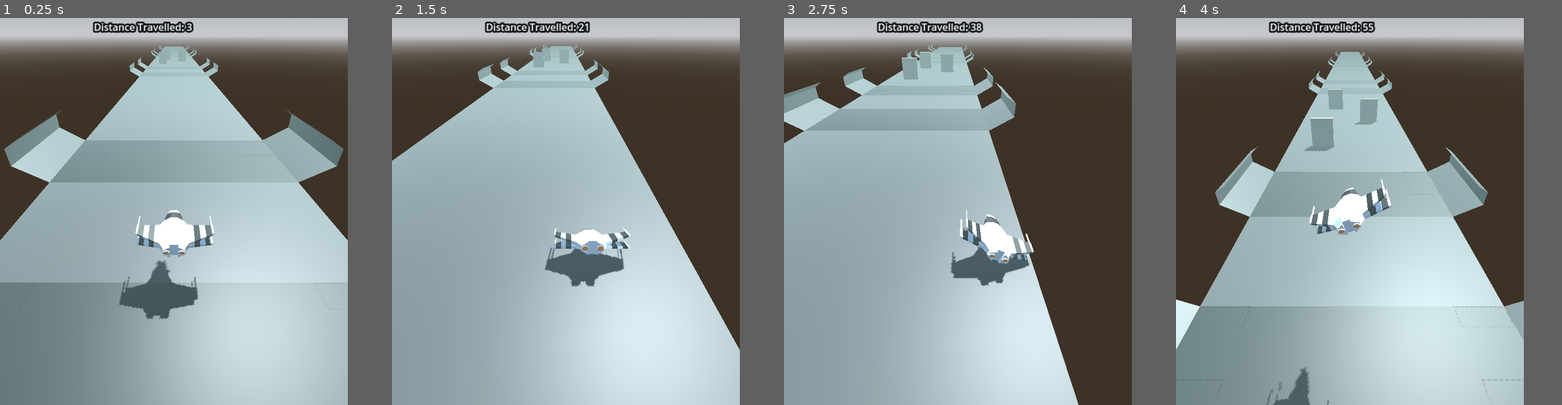
Above: before the commit, frames 1-4 (left to right).
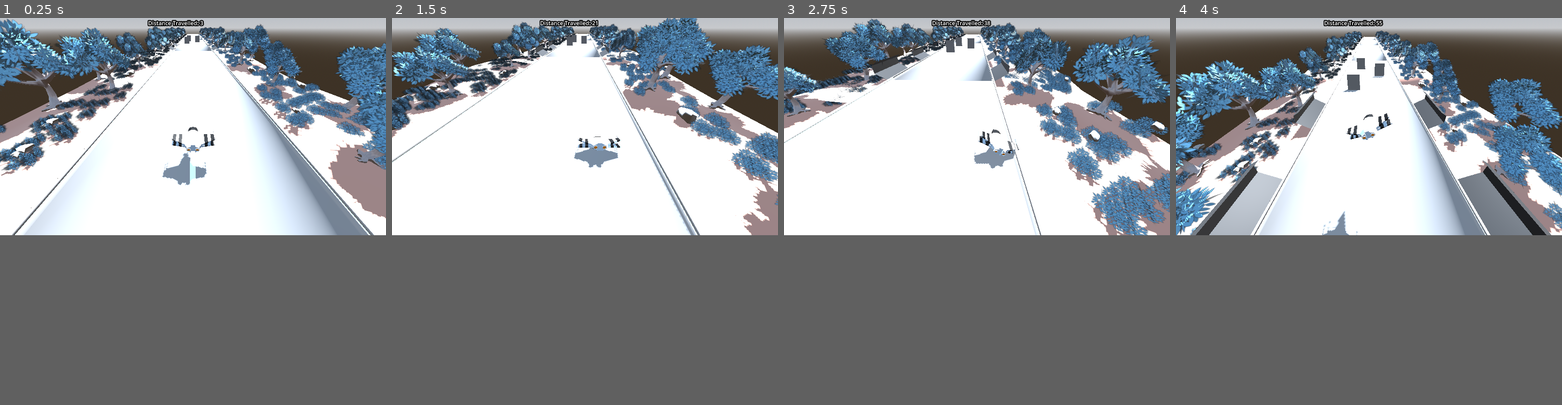
Above: after the commit, the same moments.

Repository: VishalKamdaar/SpaceShipGame
Game: Godot game, scene res://Scenes/main.tscn
The game is run twice, just before and just after one commit, with the same random seed, the same clock (stepped at 60 frames per second) and the same inputs.
Inputs:
- Up to frame 1 (0.25 s): no input
- Up to frame 2 (1.5 s): hold Right (ui_right) 0.53-1.28 s; hold Down (ui_down) from 1.28 s (still down)
- Up to frame 3 (2.75 s): release Down (ui_down) at 2.03 s; hold Right (ui_right) from 2.03 s (still down)
- Up to frame 4 (4 s): release Right (ui_right) at 2.78 s; hold Up (ui_up) 2.78-3.53 s; hold Left (ui_left) from 3.53 s (still down)
In our replay, the window is 720x800 before the commit and 799x449 after it. These sizes can differ from the game's own. Grey fills any space a smaller window leaves; there, only what the larger window draws over its background counts as a difference.

The runs differ from the first frame. In frame 1, 88% of the frame differs, in the area x 0-100%, y 0-100%; in frame 2, 89%; in frame 3, 82%; in frame 4, 83%.

Commit message:
Added a grass theme. The code and the trees are a little ass.

Diff:
--- a/Platforms/platform.tscn
+++ b/Platforms/platform.tscn
@@ -1,4 +1,6 @@
-[gd_scene load_steps=9 format=4 uid="uid://cm3acj5ruwlvh"]
+[gd_scene load_steps=10 format=4 uid="uid://cm3acj5ruwlvh"]
+
+[ext_resource type="PackedScene" uid="uid://dab0anvgi3p21" path="res://Assets/grassPlatform.glb" id="1_3kxia"]
 
 [sub_resource type="StandardMaterial3D" id="StandardMaterial3D_f34xy"]
 resource_name = "Material.004"
@@ -78,29 +80,38 @@
 
 [sub_resource type="BoxMesh" id="BoxMesh_exs2a"]
 
-[node name="Platform" type="MeshInstance3D"]
+[node name="Platform" type="Node3D"]
+
+[node name="basePlatform" type="MeshInstance3D" parent="."]
 transform = Transform3D(2, 0, 0, 0, 1, 0, 0, 0, 1, 0, 0, 0)
 mesh = SubResource("ArrayMesh_jpc6a")
 skeleton = NodePath("")
 
-[node name="MainPlatform" type="StaticBody3D" parent="."]
+[node name="Marker3D" type="Marker3D" parent="basePlatform"]
+transform = Transform3D(1, 0, 0, 0, 1, 0, 0, 0, 1, 8, 0, -126.57)
 
-[node name="LeftWall" type="CollisionShape3D" parent="MainPlatform"]
+[node name="platformBoundaries" type="StaticBody3D" parent="."]
+transform = Transform3D(2, 0, 0, 0, 1, 0, 0, 0, 1, 0, 0, 0)
+
+[node name="LeftWall" type="CollisionShape3D" parent="platformBoundaries"]
 transform = Transform3D(-4.37114e-08, 1, 0, -1, -4.37114e-08, 0, 0, 0, 1, -8, 0, 0)
 shape = SubResource("WorldBoundaryShape3D_kspmj")
 
-[node name="RightWall" type="CollisionShape3D" parent="MainPlatform"]
+[node name="RightWall" type="CollisionShape3D" parent="platformBoundaries"]
 transform = Transform3D(-4.37114e-08, -1, 0, 1, -4.37114e-08, 0, 0, 0, 1, 8, 0, 0)
 shape = SubResource("WorldBoundaryShape3D_kspmj")
 
-[node name="Floor" type="CollisionShape3D" parent="MainPlatform"]
+[node name="Floor" type="CollisionShape3D" parent="platformBoundaries"]
 shape = SubResource("WorldBoundaryShape3D_ae5vy")
 
-[node name="Marker3D" type="Marker3D" parent="."]
-transform = Transform3D(1, 0, 0, 0, 1, 0, 0, 0, 1, 8, 0, -126.57)
+[node name="grassPlatform" parent="." instance=ExtResource("1_3kxia")]
+transform = Transform3D(-1.01324, 0, -1.18471e-07, 0, 1, 0, 8.85806e-08, 0, -1.35515, -0.0314096, -0.412, -59.8014)
+
+[node name="grassPlatform2" parent="." instance=ExtResource("1_3kxia")]
+transform = Transform3D(1.01324, 0, 1.20361e-14, 0, 1, 0, -8.99937e-15, 0, 1.35515, -0.0323011, -0.411831, -59.801)
 
 [node name="Obstacle" type="StaticBody3D" parent="."]
-transform = Transform3D(2.72744, 0, 0, 0, 6.87751, 0, 0, 0, 1, -3.54113, 3.51033, -55.2833)
+transform = Transform3D(5.45488, 0, 0, 0, 6.87751, 0, 0, 0, 1, -7.08226, 3.51033, -55.2833)
 
 [node name="CollisionShape3D" type="CollisionShape3D" parent="Obstacle"]
 shape = SubResource("BoxShape3D_mlucl")
@@ -109,7 +120,7 @@
 mesh = SubResource("BoxMesh_exs2a")
 
 [node name="Obstacle2" type="StaticBody3D" parent="."]
-transform = Transform3D(2.72744, 0, 0, 0, 6.87751, 0, 0, 0, 1, 2.91753, 3.51033, -77.7958)
+transform = Transform3D(5.45488, 0, 0, 0, 6.87751, 0, 0, 0, 1, 5.83506, 3.51033, -77.7958)
 
 [node name="CollisionShape3D" type="CollisionShape3D" parent="Obstacle2"]
 shape = SubResource("BoxShape3D_mlucl")
@@ -118,7 +129,7 @@
 mesh = SubResource("BoxMesh_exs2a")
 
 [node name="Obstacle3" type="StaticBody3D" parent="."]
-transform = Transform3D(2.72744, 0, 0, 0, 6.87751, 0, 0, 0, 1, -2.80785, 3.51033, -95.2616)
+transform = Transform3D(5.45488, 0, 0, 0, 6.87751, 0, 0, 0, 1, -5.6157, 3.51033, -95.2616)
 
 [node name="CollisionShape3D" type="CollisionShape3D" parent="Obstacle3"]
 shape = SubResource("BoxShape3D_mlucl")
--- a/Platforms/platform1.tscn
+++ b/Platforms/platform1.tscn
@@ -1,4 +1,6 @@
-[gd_scene load_steps=7 format=4 uid="uid://b620ei3tdesrs"]
+[gd_scene load_steps=8 format=4 uid="uid://b620ei3tdesrs"]
+
+[ext_resource type="PackedScene" uid="uid://dab0anvgi3p21" path="res://Assets/grassPlatform.glb" id="1_8cqt2"]
 
 [sub_resource type="StandardMaterial3D" id="StandardMaterial3D_f34xy"]
 resource_name = "Material.004"
@@ -74,23 +76,33 @@
 
 [sub_resource type="WorldBoundaryShape3D" id="WorldBoundaryShape3D_pcvqm"]
 
-[node name="Platform" type="MeshInstance3D"]
+[node name="Platform" type="Node3D"]
+
+[node name="basePlatform" type="MeshInstance3D" parent="."]
 transform = Transform3D(2, 0, 0, 0, 1, 0, 0, 0, 1, 0, 0, 0)
+visible = false
 mesh = SubResource("ArrayMesh_jpc6a")
 skeleton = NodePath("")
 
-[node name="StaticBody3D" type="StaticBody3D" parent="."]
+[node name="Marker3D" type="Marker3D" parent="basePlatform"]
+transform = Transform3D(1, 0, 0, 0, 1, 0, 0, 0, 1, 8, 0, -126.57)
 
-[node name="LeftWall" type="CollisionShape3D" parent="StaticBody3D"]
+[node name="platformBoundaries" type="StaticBody3D" parent="."]
+transform = Transform3D(2, 0, 0, 0, 1, 0, 0, 0, 1, 0, 0, 0)
+
+[node name="LeftWall" type="CollisionShape3D" parent="platformBoundaries"]
 transform = Transform3D(-4.37114e-08, 1, 0, -1, -4.37114e-08, 0, 0, 0, 1, -8, 0, 0)
 shape = SubResource("WorldBoundaryShape3D_7tvwh")
 
-[node name="RightWall" type="CollisionShape3D" parent="StaticBody3D"]
+[node name="RightWall" type="CollisionShape3D" parent="platformBoundaries"]
 transform = Transform3D(-4.37114e-08, -1, 0, 1, -4.37114e-08, 0, 0, 0, 1, 8, 0, 0)
 shape = SubResource("WorldBoundaryShape3D_7tvwh")
 
-[node name="Floor" type="CollisionShape3D" parent="StaticBody3D"]
+[node name="Floor" type="CollisionShape3D" parent="platformBoundaries"]
 shape = SubResource("WorldBoundaryShape3D_pcvqm")
 
-[node name="Marker3D" type="Marker3D" parent="."]
-transform = Transform3D(1, 0, 0, 0, 1, 0, 0, 0, 1, 8, 0, -126.57)
+[node name="grassPlatform" parent="." instance=ExtResource("1_8cqt2")]
+transform = Transform3D(-1.01324, 0, -1.18471e-07, 0, 1, 0, 8.85806e-08, 0, -1.35515, -0.0314096, -0.412, -59.8014)
+
+[node name="grassPlatform2" parent="." instance=ExtResource("1_8cqt2")]
+transform = Transform3D(1.01324, 0, 1.20361e-14, 0, 1, 0, -8.99937e-15, 0, 1.35515, -0.0323011, -0.411831, -59.801)
--- a/Platforms/platform2.tscn
+++ b/Platforms/platform2.tscn
@@ -1,4 +1,6 @@
-[gd_scene load_steps=7 format=4 uid="uid://c7rck17wkii2i"]
+[gd_scene load_steps=8 format=4 uid="uid://c7rck17wkii2i"]
+
+[ext_resource type="PackedScene" uid="uid://dab0anvgi3p21" path="res://Assets/grassPlatform.glb" id="1_umomy"]
 
 [sub_resource type="StandardMaterial3D" id="StandardMaterial3D_f34xy"]
 resource_name = "Material.004"
@@ -74,23 +76,33 @@
 
 [sub_resource type="WorldBoundaryShape3D" id="WorldBoundaryShape3D_jqc7v"]
 
-[node name="Platform" type="MeshInstance3D"]
+[node name="Platform" type="Node3D"]
+
+[node name="basePlatform" type="MeshInstance3D" parent="."]
 transform = Transform3D(2, 0, 0, 0, 1, 0, 0, 0, 1, 0, 0, 0)
+visible = false
 mesh = SubResource("ArrayMesh_jpc6a")
 skeleton = NodePath("")
 
-[node name="StaticBody3D" type="StaticBody3D" parent="."]
+[node name="Marker3D" type="Marker3D" parent="basePlatform"]
+transform = Transform3D(1, 0, 0, 0, 1, 0, 0, 0, 1, 8, 0, -126.57)
 
-[node name="LeftWall" type="CollisionShape3D" parent="StaticBody3D"]
+[node name="platformBoundaries" type="StaticBody3D" parent="."]
+transform = Transform3D(4, 0, 0, 0, 1, 0, 0, 0, 1, 0, 0, 0)
+
+[node name="LeftWall" type="CollisionShape3D" parent="platformBoundaries"]
 transform = Transform3D(-4.37114e-08, 1, 0, -1, -4.37114e-08, 0, 0, 0, 1, -8, 0, 0)
 shape = SubResource("WorldBoundaryShape3D_8mxpo")
 
-[node name="RightWall" type="CollisionShape3D" parent="StaticBody3D"]
+[node name="RightWall" type="CollisionShape3D" parent="platformBoundaries"]
 transform = Transform3D(-4.37114e-08, -1, 0, 1, -4.37114e-08, 0, 0, 0, 1, 8, 0, 0)
 shape = SubResource("WorldBoundaryShape3D_8mxpo")
 
-[node name="Floor" type="CollisionShape3D" parent="StaticBody3D"]
+[node name="Floor" type="CollisionShape3D" parent="platformBoundaries"]
 shape = SubResource("WorldBoundaryShape3D_jqc7v")
 
-[node name="Marker3D" type="Marker3D" parent="."]
-transform = Transform3D(1, 0, 0, 0, 1, 0, 0, 0, 1, 8, 0, -126.57)
+[node name="grassPlatform" parent="." instance=ExtResource("1_umomy")]
+transform = Transform3D(-1.01324, 0, -1.18471e-07, 0, 1, 0, 8.85806e-08, 0, -1.35515, -0.0314096, -0.412, -59.8014)
+
+[node name="grassPlatform2" parent="." instance=ExtResource("1_umomy")]
+transform = Transform3D(1.01324, 0, 1.20361e-14, 0, 1, 0, -8.99937e-15, 0, 1.35515, -0.0323011, -0.411831, -59.801)
--- a/Platforms/platform3.tscn
+++ b/Platforms/platform3.tscn
@@ -1,4 +1,6 @@
-[gd_scene load_steps=7 format=4 uid="uid://dglwurrotuekc"]
+[gd_scene load_steps=8 format=4 uid="uid://dglwurrotuekc"]
+
+[ext_resource type="PackedScene" uid="uid://dab0anvgi3p21" path="res://Assets/grassPlatform.glb" id="1_i8vlb"]
 
 [sub_resource type="StandardMaterial3D" id="StandardMaterial3D_f34xy"]
 resource_name = "Material.004"
@@ -74,23 +76,33 @@
 
 [sub_resource type="WorldBoundaryShape3D" id="WorldBoundaryShape3D_ba8jt"]
 
-[node name="Platform" type="MeshInstance3D"]
+[node name="Platform" type="Node3D"]
+
+[node name="basePlatform" type="MeshInstance3D" parent="."]
 transform = Transform3D(2, 0, 0, 0, 1, 0, 0, 0, 1, 0, 0, 0)
+visible = false
 mesh = SubResource("ArrayMesh_jpc6a")
 skeleton = NodePath("")
 
-[node name="StaticBody3D" type="StaticBody3D" parent="."]
+[node name="Marker3D" type="Marker3D" parent="basePlatform"]
+transform = Transform3D(1, 0, 0, 0, 1, 0, 0, 0, 1, 8, 0, -126.57)
 
-[node name="LeftWall" type="CollisionShape3D" parent="StaticBody3D"]
+[node name="platformBoundaries" type="StaticBody3D" parent="."]
+transform = Transform3D(4, 0, 0, 0, 1, 0, 0, 0, 1, 0, 0, 0)
+
+[node name="LeftWall" type="CollisionShape3D" parent="platformBoundaries"]
 transform = Transform3D(-4.37114e-08, 1, 0, -1, -4.37114e-08, 0, 0, 0, 1, -8, 0, 0)
 shape = SubResource("WorldBoundaryShape3D_uyo0u")
 
-[node name="RightWall" type="CollisionShape3D" parent="StaticBody3D"]
+[node name="RightWall" type="CollisionShape3D" parent="platformBoundaries"]
 transform = Transform3D(-4.37114e-08, -1, 0, 1, -4.37114e-08, 0, 0, 0, 1, 8, 0, 0)
 shape = SubResource("WorldBoundaryShape3D_uyo0u")
 
-[node name="Floor" type="CollisionShape3D" parent="StaticBody3D"]
+[node name="Floor" type="CollisionShape3D" parent="platformBoundaries"]
 shape = SubResource("WorldBoundaryShape3D_ba8jt")
 
-[node name="Marker3D" type="Marker3D" parent="."]
-transform = Transform3D(1, 0, 0, 0, 1, 0, 0, 0, 1, 8, 0, -126.57)
+[node name="grassPlatform" parent="." instance=ExtResource("1_i8vlb")]
+transform = Transform3D(-1.01324, 0, -1.18471e-07, 0, 1, 0, 8.85806e-08, 0, -1.35515, -0.0314096, -0.412, -59.8014)
+
+[node name="grassPlatform2" parent="." instance=ExtResource("1_i8vlb")]
+transform = Transform3D(1.01324, 0, 1.20361e-14, 0, 1, 0, -8.99937e-15, 0, 1.35515, -0.0323011, -0.411831, -59.801)
--- a/Scenes/main.tscn
+++ b/Scenes/main.tscn
@@ -1,9 +1,8 @@
-[gd_scene load_steps=9 format=3 uid="uid://lfakkp67yrls"]
+[gd_scene load_steps=8 format=3 uid="uid://lfakkp67yrls"]
 
 [ext_resource type="Script" path="res://Scripts/platform.gd" id="1_12mu5"]
-[ext_resource type="Script" path="res://Scenes/main.gd" id="1_ryuqm"]
 [ext_resource type="PackedScene" uid="uid://burerfg48yl0t" path="res://Scenes/ship.tscn" id="2_xy2md"]
-[ext_resource type="Script" path="res://Scenes/camera_3d.gd" id="4_25xyw"]
+[ext_resource type="Script" path="res://Scripts/camera_3d.gd" id="4_25xyw"]
 
 [sub_resource type="BoxShape3D" id="BoxShape3D_35bh4"]
 
@@ -18,12 +17,10 @@
 background_mode = 2
 sky = SubResource("Sky_fvay6")
 tonemap_mode = 2
-fog_enabled = true
 fog_light_color = Color(0.468505, 0.573822, 0.579421, 1)
 volumetric_fog_density = 0.02
 
 [node name="Main" type="Node3D"]
-script = ExtResource("1_ryuqm")
 
 [node name="Heaven\'s Boundary" type="StaticBody3D" parent="."]
 transform = Transform3D(1, 0, 0, 0, 1, 0, 0, 0, 1, 0, 16.0959, 0)
--- a/Scripts/platform.gd
+++ b/Scripts/platform.gd
@@ -7,7 +7,7 @@
 
 var platformScenes: Array = []
 
-var conveyerBelt: Array[MeshInstance3D] = []
+var conveyerBelt: Array = []
 
 var cbSize = 4
 var speed = 35
@@ -18,7 +18,7 @@
 	for i in range(cbSize):
 		var platform = platformScenes.pick_random().instantiate()
 		platform.position.z = len
-		len -= platform.get_aabb().size.z
+		len -= platform.find_child("basePlatform", false).get_aabb().size.z
 		# print(platform.position.z)
 		add_child(platform)
 		conveyerBelt.append(platform)
@@ -32,11 +32,11 @@
 
 	if int(score) % 100 == 99:
 		speed += 1
-	if conveyerBelt[0].position.z >= conveyerBelt[0].get_aabb().size.z:
+	if conveyerBelt[0].position.z >= conveyerBelt[0].find_child("basePlatform", false).get_aabb().size.z:
 		var lastP = conveyerBelt[-1]
 
 		var p = platformScenes.pick_random().instantiate()
-		p.position.z = lastP.position.z - lastP.get_aabb().size.z
+		p.position.z = lastP.position.z - lastP.find_child("basePlatform", false).get_aabb().size.z
 		add_child(p)
 		conveyerBelt.append(p)
 		conveyerBelt.pop_front().queue_free()
--- a/Scenes/main.gd
+++ b/Scripts/visibility.gd
@@ -8,4 +8,5 @@
 
 # Called every frame. 'delta' is the elapsed time since the previous frame.
 func _process(delta):
+	visible = true
 	pass
--- a/project.godot
+++ b/project.godot
@@ -14,11 +14,6 @@
 run/main_scene="res://Scenes/main.tscn"
 config/features=PackedStringArray("4.3", "GL Compatibility")
 config/icon="res://icon.svg"
-
-[display]
-
-window/size/viewport_width=1440
-window/size/viewport_height=3200
 
 [input]
 
Binary file added: Assets/grassPlatform.glb
Not shown, added: Assets/grassPlatform.glb.import
Binary file added: Assets/grassPlatform_corteza.png
Not shown, added: Assets/grassPlatform_corteza.png.import
Binary file added: Assets/grassPlatform_hojitas.png
Not shown, added: Assets/grassPlatform_hojitas.png.import
Renamed: Scenes/camera_3d.gd -> Scripts/camera_3d.gd
